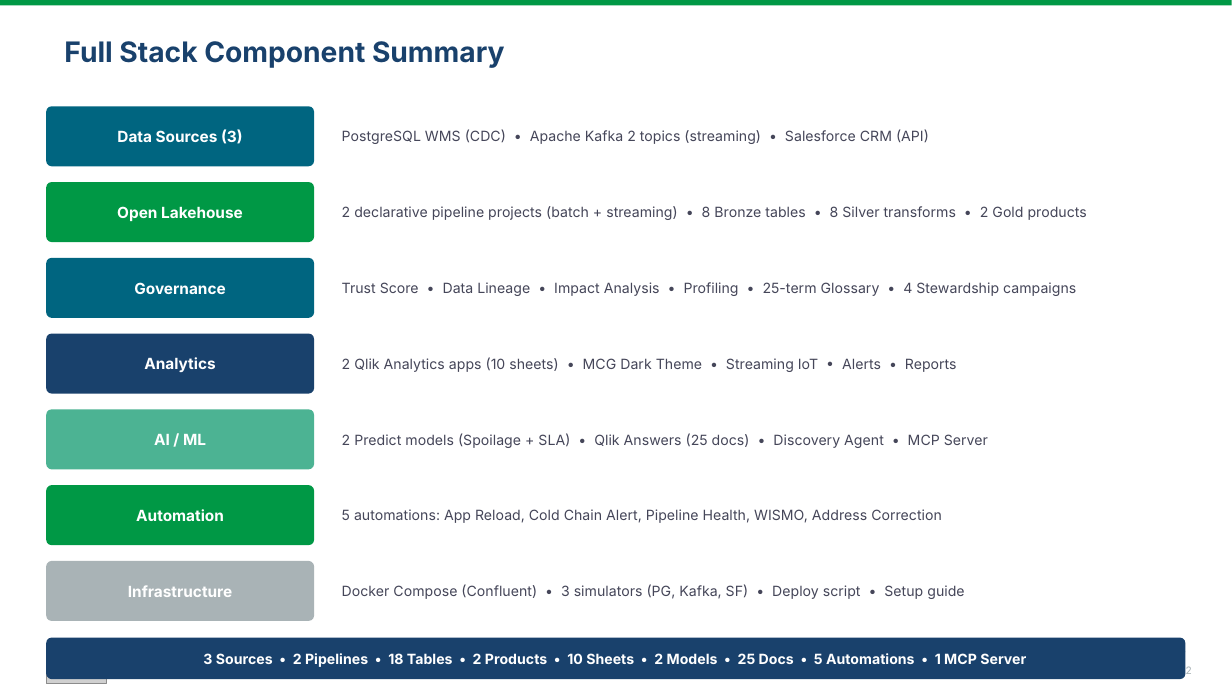
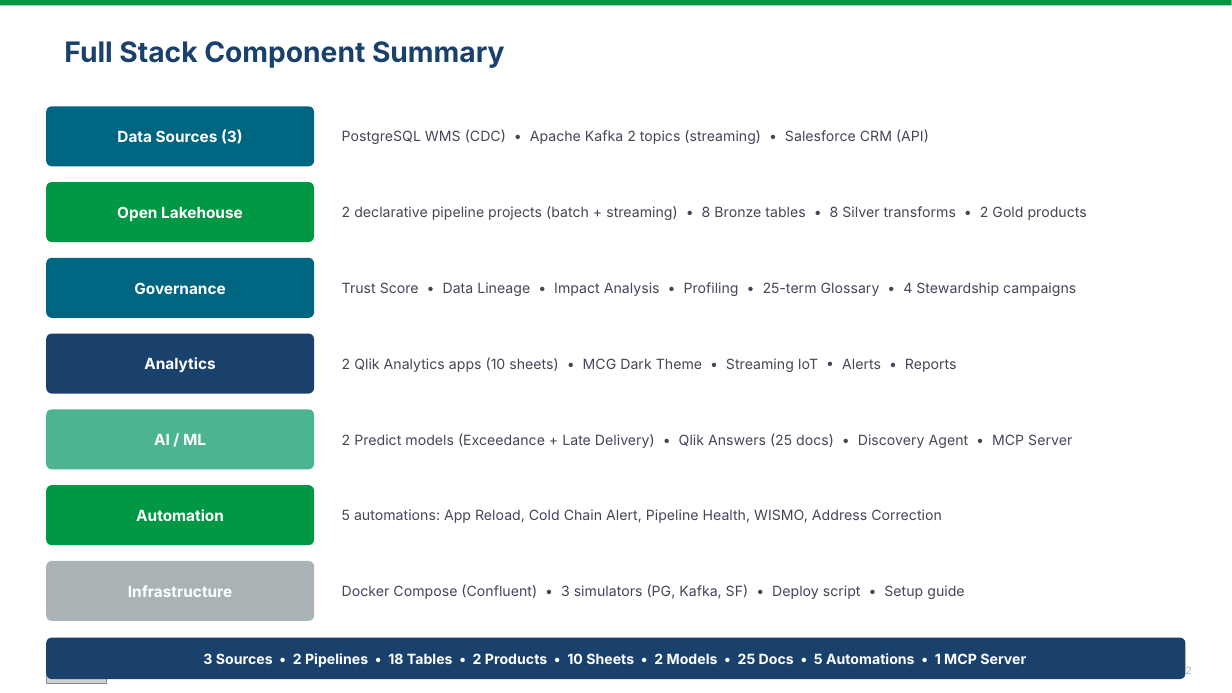
Before and after one commit to robertschoenfeldqlik/meridan_retail_group_qlik_demo_assets, a slide deck: slide 12 of MCG_Technology_Architecture.pptx. Drawn at 1232x693 pixels with LibreOffice and Linux fonts; fonts in the diff are those of the drawing; grey boxes stand for pictures. Boxes give left, top, right and bottom in pixels: in the first picture for what was removed or moved away, otherwise in the second. Text is boxed around its words. In the diff, an @@ line names an element or a change of style, - is before the commit and + after.

```diff
--- a/MCG_Technology_Architecture.pptx
+++ b/MCG_Technology_Architecture.pptx
@@ text at (x1=342, y1=433, x2=1072, y2=448): text changed @@
-2 Predict models (Spoilage + SLA) • Qlik Answers (25 docs) • Discovery Agent • MCP Server
+2 Predict models (Exceedance + Late Delivery) • Qlik Answers (25 docs) • Discovery Agent • MCP Server
```
Also in this commit, not shown: 2 other slides changed, 19 other files.
